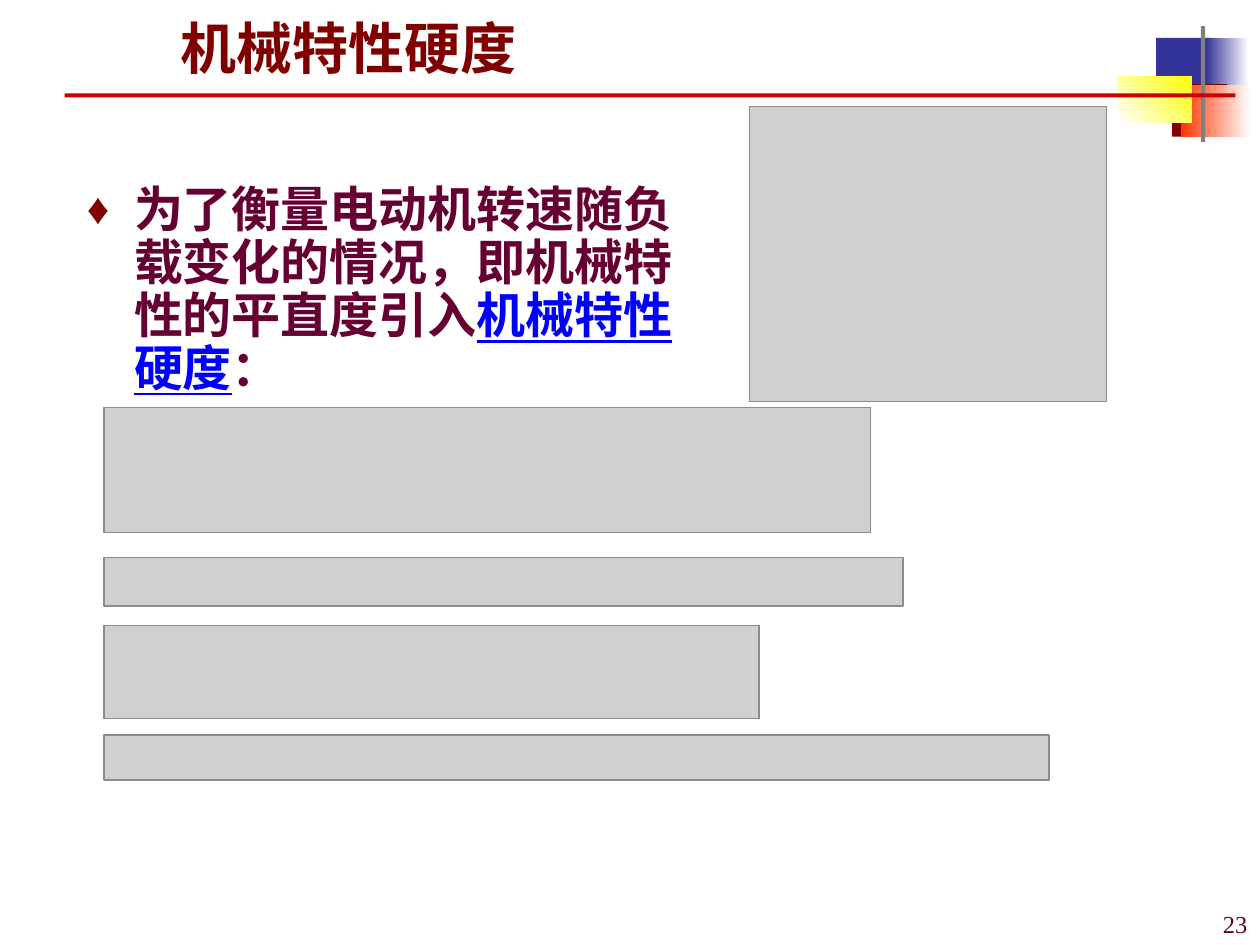
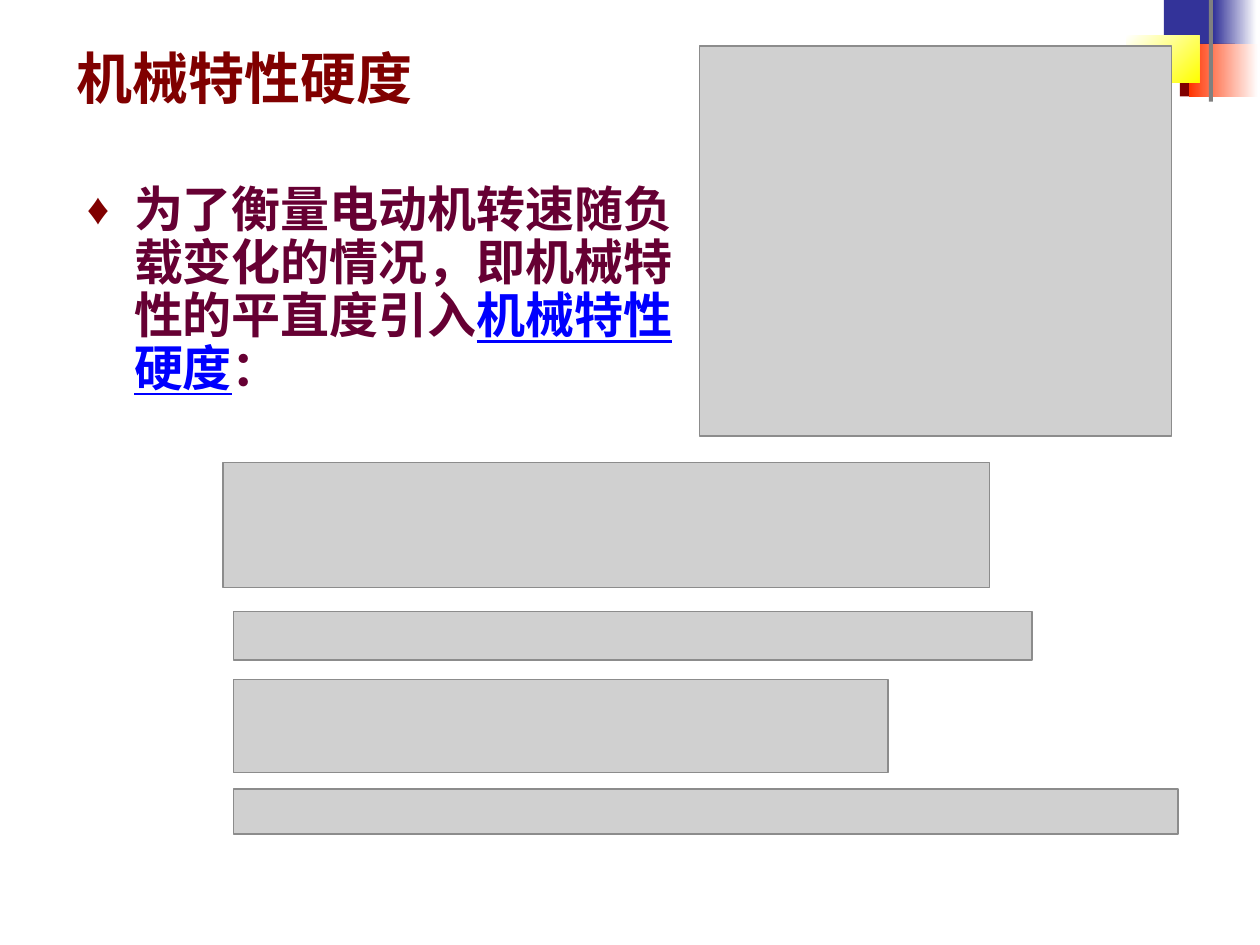
Before and after one commit to origin2007/mechatronic_transmission_control, a slide deck: slide 24 of 课件/机电传动控制3-直流电机.ppt (slide 23 before the commit). Drawn at 1260x945 pixels with LibreOffice and Linux fonts; fonts in the diff are those of the drawing; grey boxes stand for pictures; background and template pictures are left out. Boxes give left, top, right and bottom in pixels: in the first picture for what was removed or moved away, otherwise in the second. Text is boxed around its words. In the diff, an @@ line names an element or a change of style, - is before the commit and + after.

```diff
--- a/课件/机电传动控制3-直流电机.ppt
+++ b/课件/机电传动控制3-直流电机.ppt
@@ 5 rectangles: place and size @@
-5 rectangles at bbox=[1119, 26, 1249, 142]
+5 rectangles at bbox=[1126, 0, 1256, 102]
@@ rectangle at bbox=[1213, 0, 1256, 49]: fill gradient #FFFFFF to #333399 to gradient #333399 to #FFFFFF @@
@@ title "机械特性硬度" at bbox=[77, 51, 413, 104]: font Times New Roman to Arial @@
@@ title "机械特性硬度": place and size @@
-title "机械特性硬度" at bbox=[180, 21, 516, 74]
+title "机械特性硬度" at bbox=[77, 51, 413, 104]
@@ picture: place and size @@
-picture at bbox=[750, 107, 1106, 402]
+picture at bbox=[699, 45, 1171, 436]
@@ rectangle: place and size @@
-rectangle at bbox=[1181, 84, 1250, 136]
+rectangle at bbox=[1189, 44, 1259, 96]
@@ line removed from (64, 96) to (1235, 96) @@
@@ text "为了衡量电动机转速随负载变化的情况，即机械特性的平直度引入机械特性硬度：" at bbox=[134, 185, 672, 395]: font Times New Roman to Arial @@
@@ picture: place and size @@
-picture at bbox=[105, 557, 903, 606]
+picture at bbox=[223, 462, 989, 587]
@@ picture: place and size @@
-picture at bbox=[105, 626, 760, 719]
+picture at bbox=[233, 611, 1032, 660]
@@ picture: place and size @@
-picture at bbox=[105, 735, 1050, 780]
+picture at bbox=[233, 680, 888, 774]
@@ picture: place and size @@
-picture at bbox=[105, 407, 871, 532]
+picture at bbox=[233, 789, 1178, 834]
@@ page number removed at bbox=[1223, 916, 1248, 934] @@
-23
```
Also in this commit, not shown: 61 other slides changed, 1 slide added.
